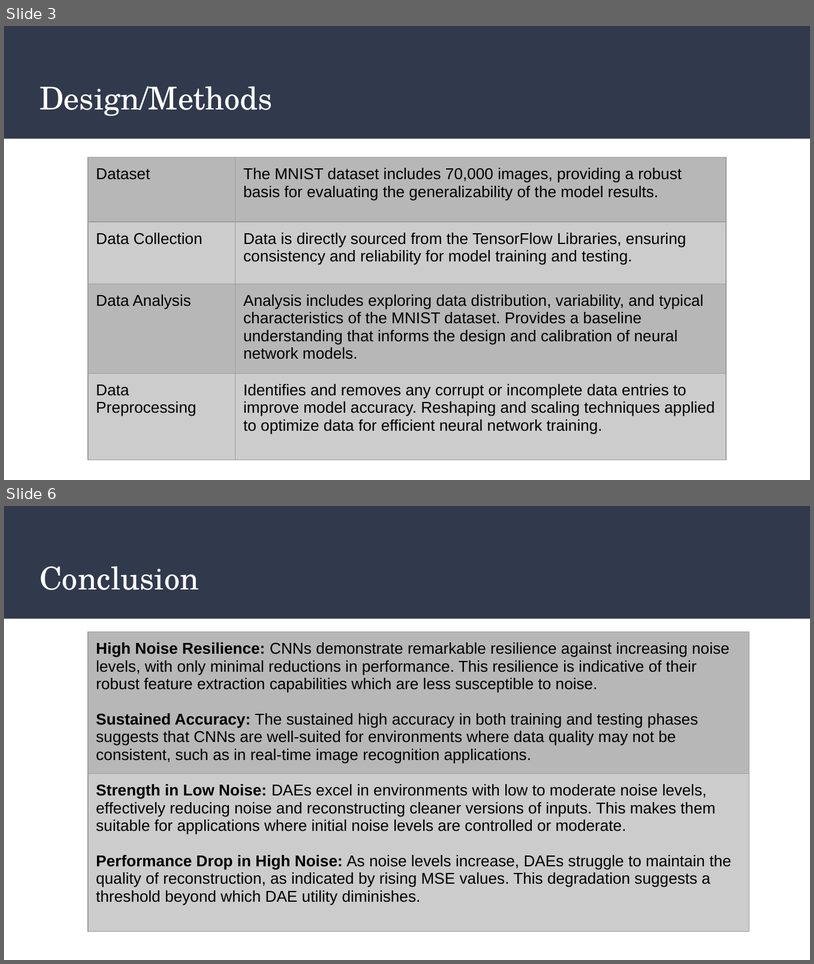
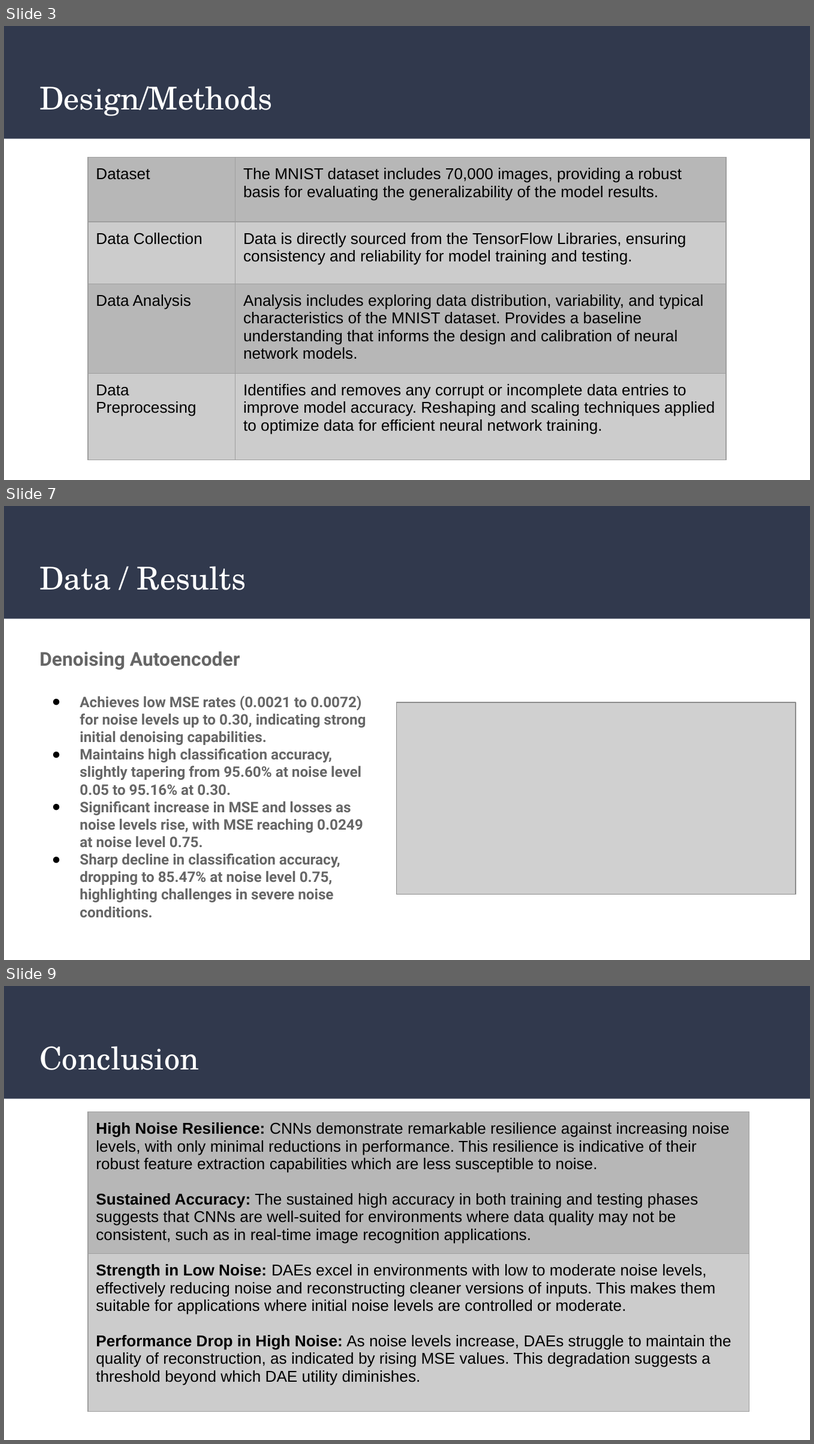
Before and after one commit to csci595-research-lit-spring-2024/595-class-project-spring-2024-bharathmp09, a slide deck: presentations/FinalPresentation_Comparative Analysis of Denoising Autoencoder and Convolutional Neural Networks for MNIST Classification.pptx. Shown one above the other, each under a label of ours: slides 3 and 6 before the commit, slides 3, 7 and 9 after it; the slides between them are not shown. The pictures are 814x964 and 814x1444 pixels, drawn with LibreOffice and Linux fonts; fonts in the diff are those of the drawing; grey boxes stand for pictures. Boxes give left, top, right and bottom in pixels: in the first picture for what was removed or moved away, otherwise in the second. Text is boxed around its words. In the diff, an @@ line names an element or a change of style, - is before the commit and + after.

```diff
--- a/presentations/FinalPresentation_Comparative Analysis of Denoising Autoencoder and Convolutional Neural Networks for MNIST Classification.pptx
+++ b/presentations/FinalPresentation_Comparative Analysis of Denoising Autoencoder and Convolutional Neural Networks for MNIST Classification.pptx
@@ slide 7 added at (x1=4, y1=506, x2=810, y2=960), background #FFFFFF; not listed: 1 template element that a slide beside it also shows @@
@@ title added at (x1=39, y1=566, x2=246, y2=590), 28 pt, text #FFFFFF @@
+Data / Results
@@ text added at (x1=39, y1=651, x2=366, y2=917), 13 pt, text #666666, bold @@
+Denoising Autoencoder
+● Achieves low MSE rates (0.0021 to 0.0072) for noise levels up to 0.30, indicating strong initial denoising capabilities.
+● Maintains high classification accuracy, slightly tapering from 95.60% at noise level 0.05 to 95.16% at 0.30.
+● Significant increase in MSE and losses as noise levels rise, with MSE reaching 0.0249 at noise level 0.75.
+● Sharp decline in classification accuracy, dropping to 85.47% at noise level 0.75, highlighting challenges in severe noise conditions.
@@ picture added at (x1=397, y1=702, x2=796, y2=894) @@
@@ what was slide 6 is now slide 9 @@
```
Also in this commit, not shown: 3 slides changed, 2 other slides added, 1 other file.
